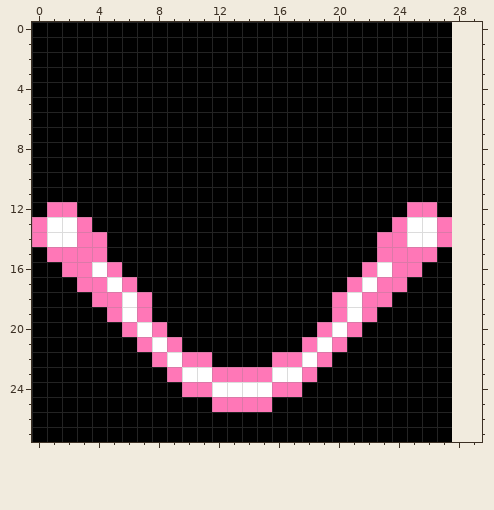
Two versions of one pixel-art sprite, Sprites/rubber_4.png. This is how it looked before the edit.
The file is 56x56 pixels, drawn in blocks of 2x2; one block is one cell here. The old version is drawn lined up with the new one, on the new canvas.
Once edited:
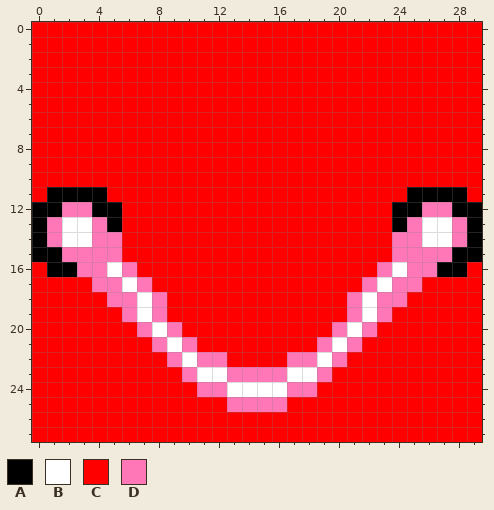
Palette (. is transparent): A #000000  B #ffffff  C #ff0000  D #ff77b7
Changes in this commit:
canvas 28x28 -> 30x28
@@ x 0..29 @@
- 0 AAAAAAAAAAAAAAAAAAAAAAAAAAAA..
- 1 AAAAAAAAAAAAAAAAAAAAAAAAAAAA..
- 2 AAAAAAAAAAAAAAAAAAAAAAAAAAAA..
- 3 AAAAAAAAAAAAAAAAAAAAAAAAAAAA..
- 4 AAAAAAAAAAAAAAAAAAAAAAAAAAAA..
- 5 AAAAAAAAAAAAAAAAAAAAAAAAAAAA..
- 6 AAAAAAAAAAAAAAAAAAAAAAAAAAAA..
- 7 AAAAAAAAAAAAAAAAAAAAAAAAAAAA..
- 8 AAAAAAAAAAAAAAAAAAAAAAAAAAAA..
- 9 AAAAAAAAAAAAAAAAAAAAAAAAAAAA..
-10 AAAAAAAAAAAAAAAAAAAAAAAAAAAA..
-11 AAAAAAAAAAAAAAAAAAAAAAAAAAAA..
-12 ADDAAAAAAAAAAAAAAAAAAAAAADDA..
-13 DBBDAAAAAAAAAAAAAAAAAAAADBBD..
-14 DBBDDAAAAAAAAAAAAAAAAAADDBBD..
-15 ADDDDAAAAAAAAAAAAAAAAAADDDDA..
-16 AADDBDAAAAAAAAAAAAAAAADBDDAA..
-17 AAADDBDAAAAAAAAAAAAAADBDDAAA..
-18 AAAADDBDAAAAAAAAAAAADBDDAAAA..
-19 AAAAADBDAAAAAAAAAAAADBDAAAAA..
-20 AAAAAADBDAAAAAAAAAADBDAAAAAA..
-21 AAAAAAADBDAAAAAAAADBDAAAAAAA..
-22 AAAAAAAADBDDAAAADDBDAAAAAAAA..
-23 AAAAAAAAADBBDDDDBBDAAAAAAAAA..
-24 AAAAAAAAAADDBBBBDDAAAAAAAAAA..
-25 AAAAAAAAAAAADDDDAAAAAAAAAAAA..
-26 AAAAAAAAAAAAAAAAAAAAAAAAAAAA..
-27 AAAAAAAAAAAAAAAAAAAAAAAAAAAA..
+ 0 CCCCCCCCCCCCCCCCCCCCCCCCCCCCCC
+ 1 CCCCCCCCCCCCCCCCCCCCCCCCCCCCCC
+ 2 CCCCCCCCCCCCCCCCCCCCCCCCCCCCCC
+ 3 CCCCCCCCCCCCCCCCCCCCCCCCCCCCCC
+ 4 CCCCCCCCCCCCCCCCCCCCCCCCCCCCCC
+ 5 CCCCCCCCCCCCCCCCCCCCCCCCCCCCCC
+ 6 CCCCCCCCCCCCCCCCCCCCCCCCCCCCCC
+ 7 CCCCCCCCCCCCCCCCCCCCCCCCCCCCCC
+ 8 CCCCCCCCCCCCCCCCCCCCCCCCCCCCCC
+ 9 CCCCCCCCCCCCCCCCCCCCCCCCCCCCCC
+10 CCCCCCCCCCCCCCCCCCCCCCCCCCCCCC
+11 CAAAACCCCCCCCCCCCCCCCCCCCAAAAC
+12 AADDAACCCCCCCCCCCCCCCCCCAADDAA
+13 ADBBDACCCCCCCCCCCCCCCCCCADBBDA
+14 ADBBDDCCCCCCCCCCCCCCCCCCDDBBDA
+15 AADDDDCCCCCCCCCCCCCCCCCCDDDDAA
+16 CAADDBDCCCCCCCCCCCCCCCCDBDDAAC
+17 CCCCDDBDCCCCCCCCCCCCCCDBDDCCCC
+18 CCCCCDDBDCCCCCCCCCCCCDBDDCCCCC
+19 CCCCCCDBDCCCCCCCCCCCCDBDCCCCCC
+20 CCCCCCCDBDCCCCCCCCCCDBDCCCCCCC
+21 CCCCCCCCDBDCCCCCCCCDBDCCCCCCCC
+22 CCCCCCCCCDBDDCCCCDDBDCCCCCCCCC
+23 CCCCCCCCCCDBBDDDDBBDCCCCCCCCCC
+24 CCCCCCCCCCCDDBBBBDDCCCCCCCCCCC
+25 CCCCCCCCCCCCCDDDDCCCCCCCCCCCCC
+26 CCCCCCCCCCCCCCCCCCCCCCCCCCCCCC
+27 CCCCCCCCCCCCCCCCCCCCCCCCCCCCCC
Boxes around the changes in both pictures, in picture pixels (x1, y1, x2, y2):
changed: (32, 22, 482, 442)
